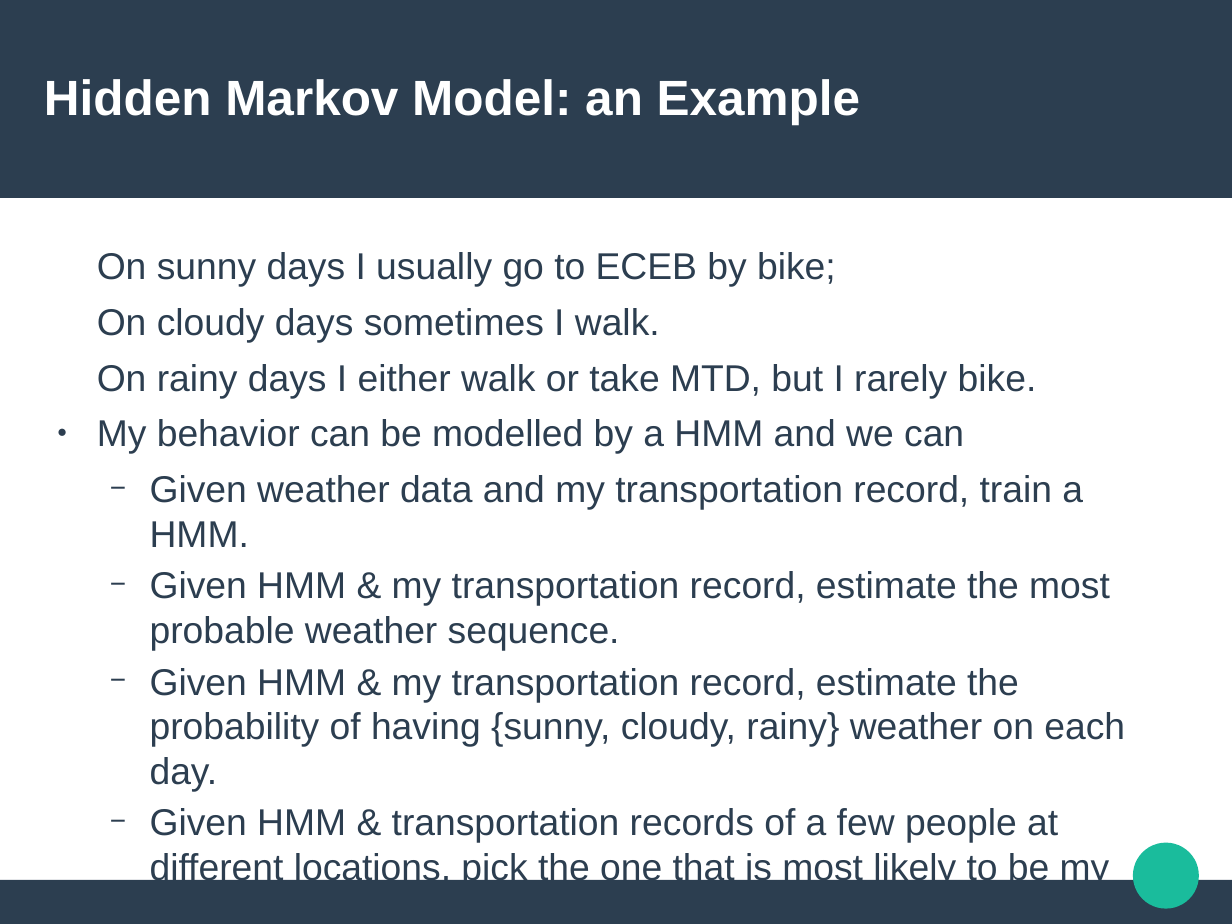
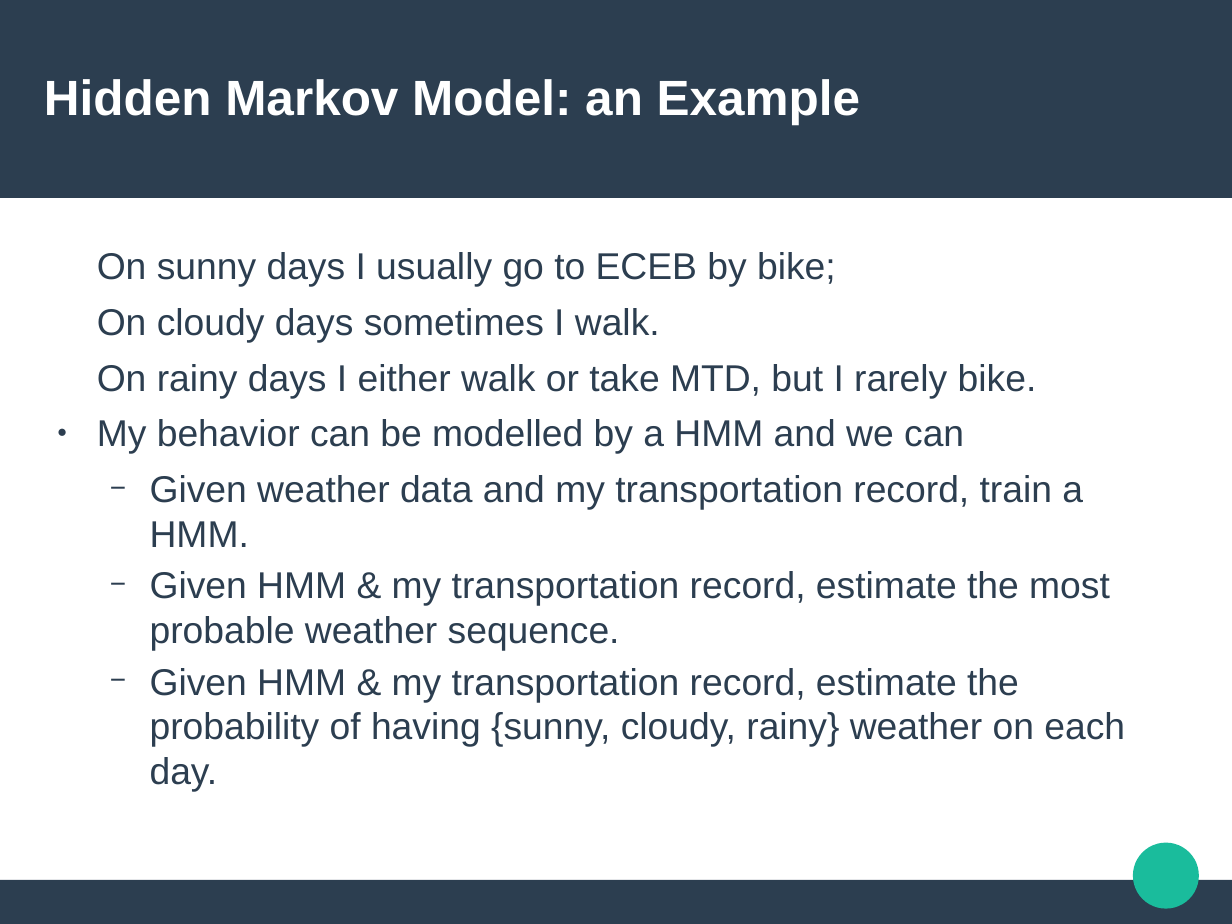
Before and after one commit to Sleepwalking/hmm-workshop, a slide deck: slide 6 of slides.odp. Drawn at 1232x924 pixels with LibreOffice and Linux fonts; fonts in the diff are those of the drawing. Boxes give left, top, right and bottom in pixels: in the first picture for what was removed or moved away, otherwise in the second. Text is boxed around its words. In the diff, an @@ line names an element or a change of style, - is before the commit and + after.

Commit message:
Minor revises to slides

```diff
--- a/slides.odp
+++ b/slides.odp
@@ text at [150, 808, 1110, 888]: paragraph removed @@
-  − Given HMM & transportation records of a few people at different locations, pick the one that is most likely to be my record (in Champaign).
```
Also in this commit, not shown: 1 other file.
